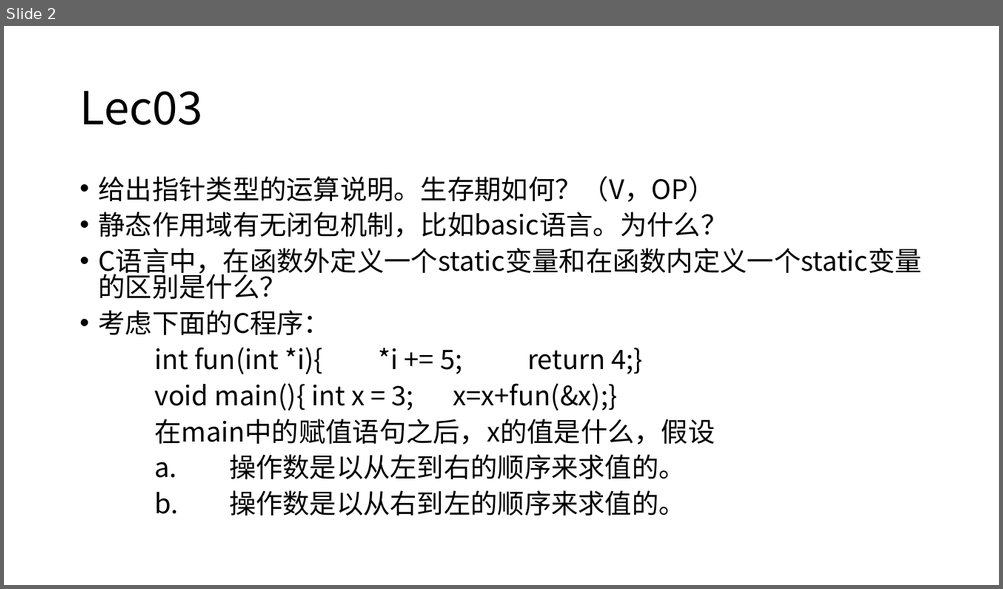
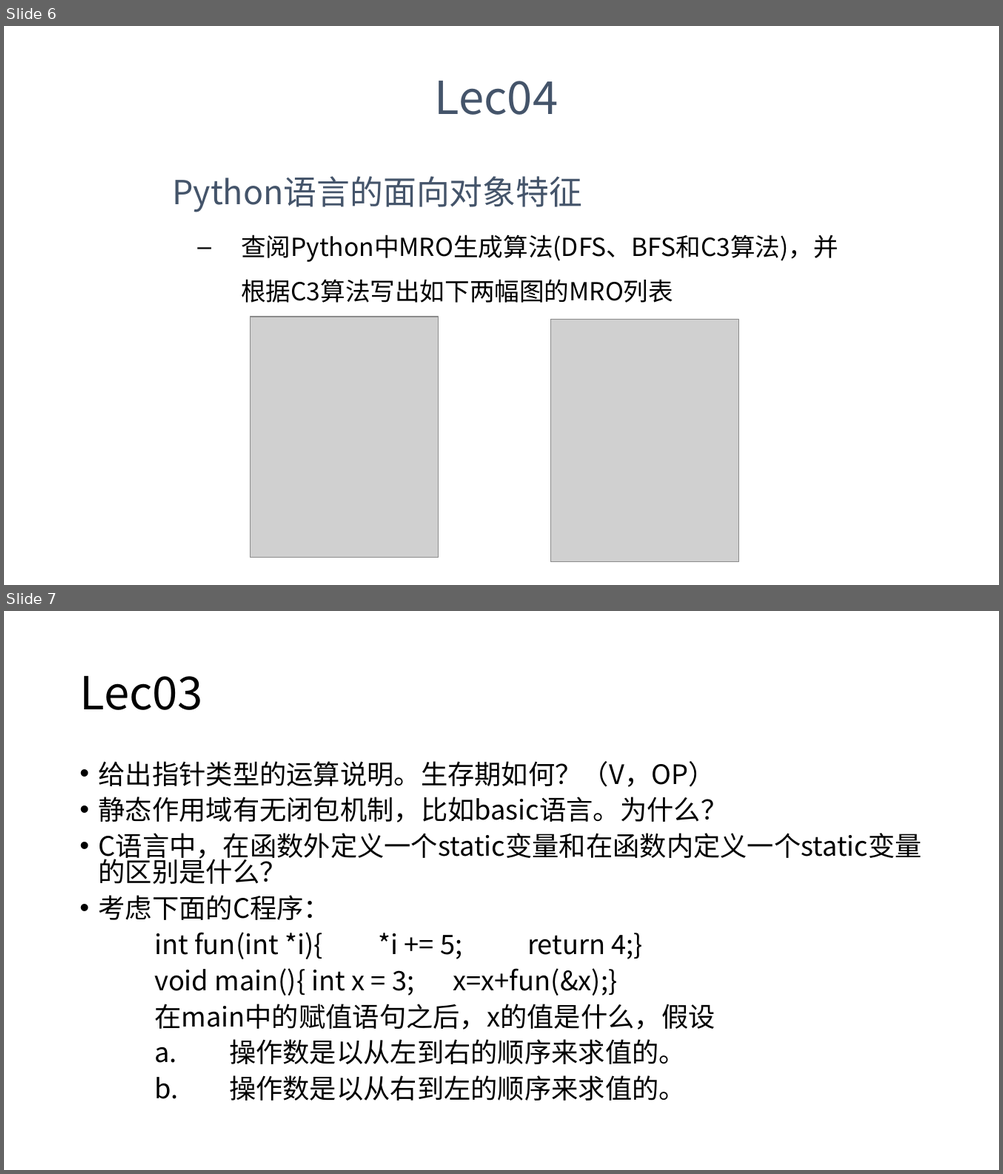
Before and after one commit to PatchouliJY/ZuoYe, a slide deck: 程序设计语言/作业.pptx. Shown one above the other, each under a label of ours: slide 2 before the commit, slides 6 and 7 after it. The pictures are 1003x589 and 1003x1174 pixels, drawn with LibreOffice and Linux fonts; fonts in the diff are those of the drawing; grey boxes stand for pictures. Boxes give left, top, right and bottom in pixels: in the first picture for what was removed or moved away, otherwise in the second. Text is boxed around its words. In the diff, an @@ line names an element or a change of style, - is before the commit and + after.

```diff
--- a/程序设计语言/作业.pptx
+++ b/程序设计语言/作业.pptx
@@ slide 6 added at [4, 26, 999, 585], background #FFFFFF @@
@@ text added at [435, 81, 558, 115], 44 pt, text #44546A @@
+Lec04
@@ text added at [172, 176, 838, 303], 24 pt, text #000000 @@
+Python语言的面向对象特征
+  – 查阅Python中MRO生成算法(DFS、BFS和C3算法)，并根据C3算法写出如下两幅图的MRO列表
@@ picture added at [250, 317, 438, 558] @@
@@ picture added at [550, 320, 738, 562] @@
@@ what was slide 2 is now slide 7 @@
```
Also in this commit, not shown: 4 other slides added, 1 other file.
